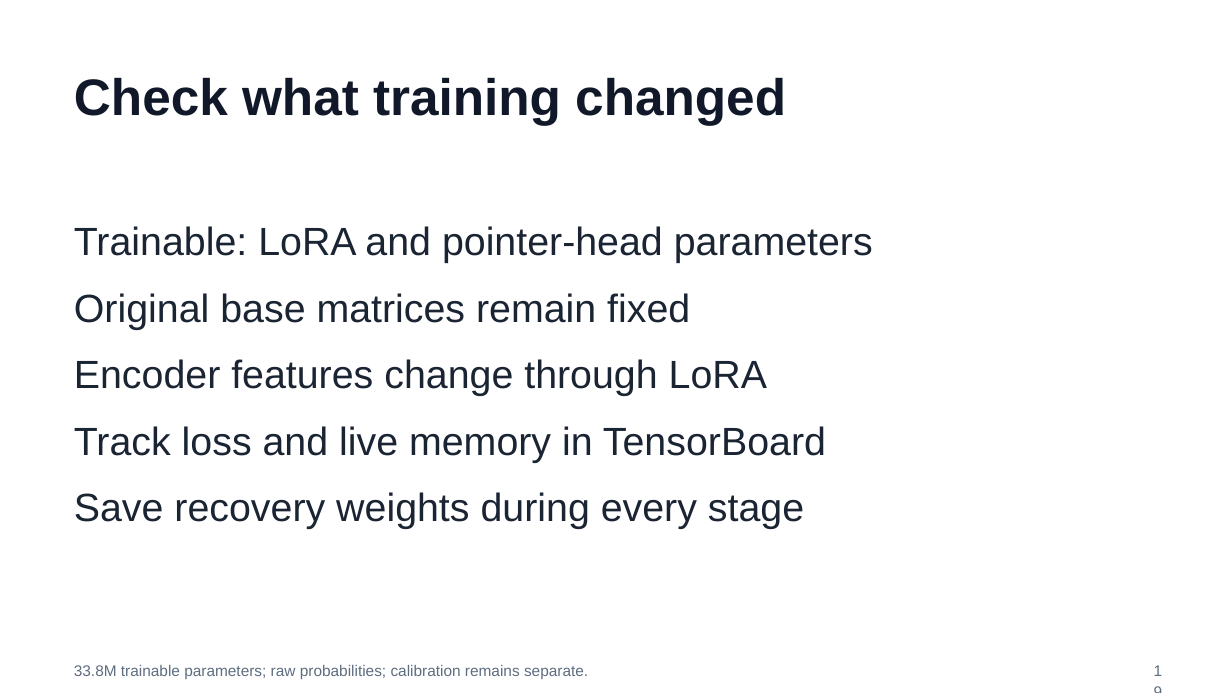
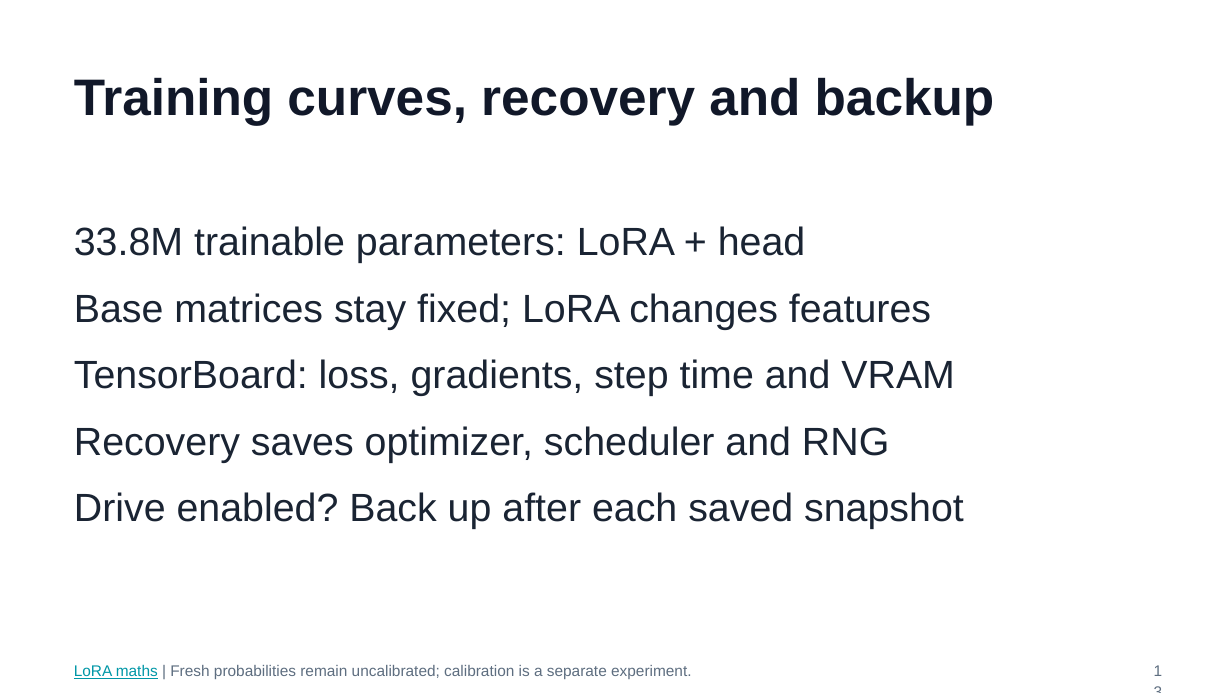
Before and after one commit to huixu11/QPlusLearning, a slide deck: slide 13 of labs/lab-01-kev-pacman/slides/pacman-lab.pptx (slide 19 before the commit). Drawn at 1232x693 pixels with LibreOffice and Linux fonts; fonts in the diff are those of the drawing. Boxes give left, top, right and bottom in pixels: in the first picture for what was removed or moved away, otherwise in the second. Text is boxed around its words. In the diff, an @@ line names an element or a change of style, - is before the commit and + after.

```diff
--- a/labs/lab-01-kev-pacman/slides/pacman-lab.pptx
+++ b/labs/lab-01-kev-pacman/slides/pacman-lab.pptx
@@ title at (74, 77, 995, 125): text changed @@
-Check what training changed
+Training curves, recovery and backup
@@ text at (74, 226, 964, 529): text changed @@
-Trainable: LoRA and pointer-head parameters
-Original base matrices remain fixed
-Encoder features change through LoRA
-Track loss and live memory in TensorBoard
-Save recovery weights during every stage
+33.8M trainable parameters: LoRA + head
+Base matrices stay fixed; LoRA changes features
+TensorBoard: loss, gradients, step time and VRAM
+Recovery saves optimizer, scheduler and RNG
+Drive enabled? Back up after each saved snapshot
@@ text at (74, 664, 691, 679): text changed @@
-33.8M trainable parameters; raw probabilities; calibration remains separate.
+LoRA maths | Fresh probabilities remain uncalibrated; calibration is a separate experiment.
```
Also in this commit, not shown: 13 other slides changed, 1 slide added, 9 slides removed, 6 other files.
